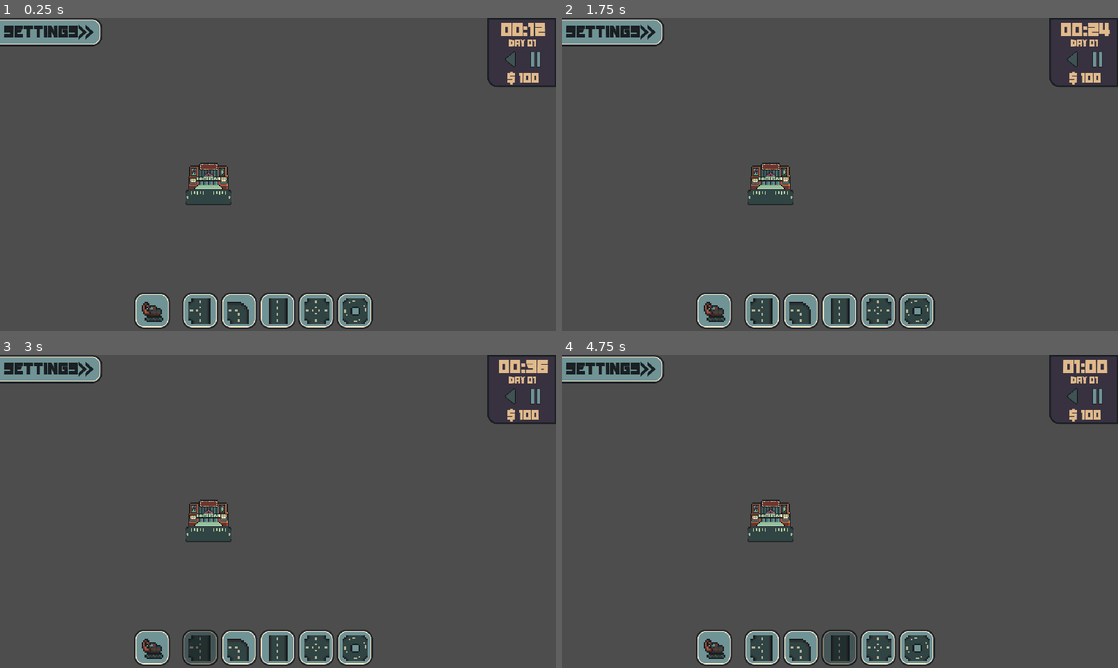
Above: before the commit, frames 1-4 (two rows, left to right).
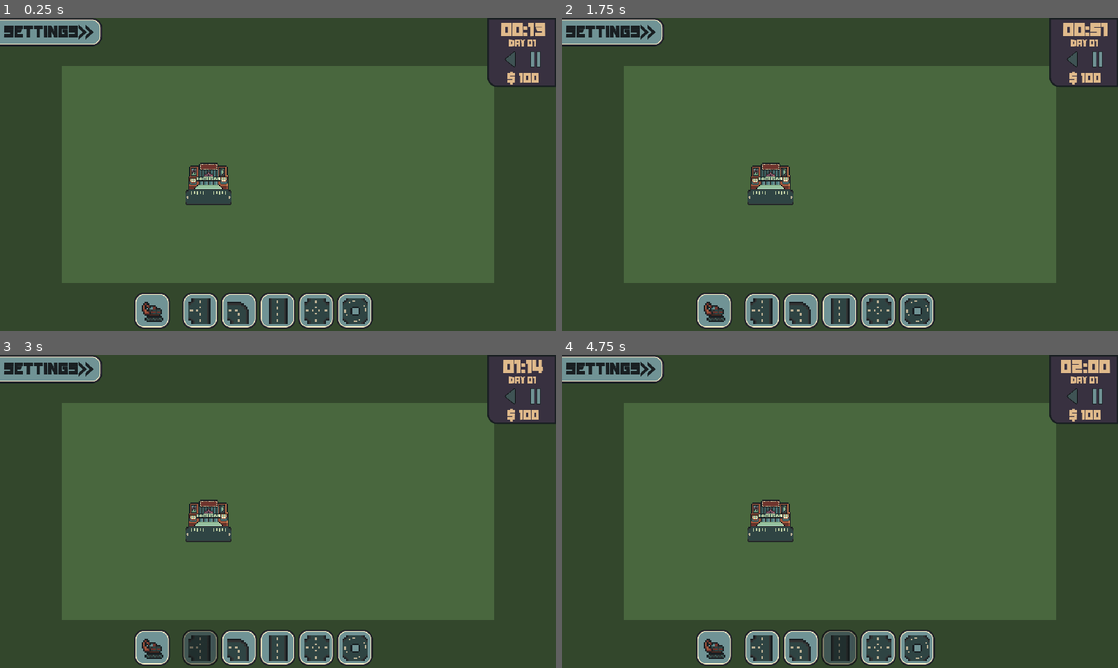
Above: after the commit, the same moments.

Repository: StixxyTape/Easy-Roads
Game: Godot game, scene res://Scenes/main.tscn
Same seed, same stepped clock (60 frames per second), same inputs: the game is played once before the commit and once after it.
Inputs (mouse positions are in pixels of both pictures, inside the frame that each line leads up to):
- Up to frame 1 (0.25 s): no input
- Up to frame 2 (1.75 s): click (1073, 61) at 0.5 s; click (1073, 61) at 1.25 s
- Up to frame 3 (3 s): click (150, 649) at 2 s; click (200, 649) at 2.75 s
- Up to frame 4 (4.75 s): click (801, 649) at 3.5 s; click (840, 649) at 4.25 s

The runs differ from the first frame. In frame 1, 90% of the frame differs, in the area x 0-100%, y 0-100%; in frame 2, 91%; in frame 3, 91%; in frame 4, 91%.

Commit message:
Camera System

Diff:
--- a/Connection Maker 2/Scenes/bubble.gd
+++ b/Connection Maker 2/Scenes/bubble.gd
@@ -16,7 +16,7 @@
 func Countdown():
 	count = true
 	value = time
-	print(max_value)
+	max_value = maxTime
 
 	while time < maxTime and count:
 		await get_tree().create_timer(1).timeout
--- a/Connection Maker 2/Scenes/bubble.tscn
+++ b/Connection Maker 2/Scenes/bubble.tscn
@@ -99,7 +99,7 @@
 
 [node name="Bubble" type="TextureProgressBar"]
 modulate = Color(1, 1, 1, 0.235294)
-z_index = 2
+z_index = 5
 anchors_preset = 8
 anchor_left = 0.5
 anchor_top = 0.5
--- a/Connection Maker 2/Scenes/car.tscn
+++ b/Connection Maker 2/Scenes/car.tscn
@@ -11,6 +11,7 @@
 region = Rect2(176, 80, 32, 32)
 
 [node name="Car" type="CharacterBody2D"]
+z_index = 4
 scale = Vector2(0.5, 0.5)
 script = ExtResource("1_busap")
 
--- a/Connection Maker 2/Scenes/main.tscn
+++ b/Connection Maker 2/Scenes/main.tscn
@@ -1,11 +1,20 @@
-[gd_scene load_steps=31 format=3 uid="uid://4be4mh458uoh"]
-
+[gd_scene load_steps=35 format=3 uid="uid://4be4mh458uoh"]
+
+[ext_resource type="Script" path="res://Scripts/Camera.gd" id="1_3iegl"]
+[ext_resource type="Texture2D" uid="uid://debqpb2urr8ck" path="res://Art/Ground.png" id="1_hbcj1"]
 [ext_resource type="Texture2D" uid="uid://bsyp6pd30yi0f" path="res://Art/TileSet.png" id="1_nbaej"]
 [ext_resource type="Texture2D" uid="uid://oe20gmpsemvl" path="res://Art/Cinema.png" id="2_mc58q"]
 [ext_resource type="Script" path="res://Scripts/GridSystem.gd" id="3_q74ai"]
 [ext_resource type="PackedScene" uid="uid://cjs7l4lexk18c" path="res://Scenes/ui.tscn" id="4_5cxmc"]
 
+[sub_resource type="CanvasTexture" id="CanvasTexture_1jivu"]
+
 [sub_resource type="NavigationPolygon" id="NavigationPolygon_uwqy1"]
+
+[sub_resource type="TileSetAtlasSource" id="TileSetAtlasSource_2j8n7"]
+texture = ExtResource("1_hbcj1")
+0:0/0 = 0
+1:0/0 = 0
 
 [sub_resource type="NavigationPolygon" id="NavigationPolygon_x5g5x"]
 vertices = PackedVector2Array(4, 8, -4, 8, -4, -8, 4, -8)
@@ -187,6 +196,14 @@
 0:1/next_alternative_id = 2
 0:1/0 = 0
 0:1/1 = 1
+5:5/0 = 0
+6:5/0 = 0
+6:4/0 = 0
+5:4/0 = 0
+5:3/0 = 0
+5:2/0 = 0
+6:2/0 = 0
+6:3/0 = 0
 
 [sub_resource type="NavigationPolygon" id="NavigationPolygon_3u784"]
 vertices = PackedVector2Array(20, 8, 24, 12, 24, 20, -24, 20, -24, 12, -20, 8)
@@ -203,8 +220,26 @@
 navigation_layer_0/layers = 1
 sources/2 = SubResource("TileSetAtlasSource_eulut")
 sources/3 = SubResource("TileSetAtlasSource_yn4ui")
+sources/0 = SubResource("TileSetAtlasSource_2j8n7")
 
 [node name="Main" type="Node2D"]
+
+[node name="Camera2D" type="Camera2D" parent="."]
+zoom = Vector2(2, 2)
+script = ExtResource("1_3iegl")
+
+[node name="BG" type="TextureRect" parent="Camera2D"]
+modulate = Color(0.2, 0.278431, 0.172549, 1)
+anchors_preset = 15
+anchor_right = 1.0
+anchor_bottom = 1.0
+offset_left = -1023.0
+offset_top = -812.0
+offset_right = 1479.0
+offset_bottom = 870.0
+grow_horizontal = 2
+grow_vertical = 2
+texture = SubResource("CanvasTexture_1jivu")
 
 [node name="NavigationRegion2D" type="NavigationRegion2D" parent="."]
 navigation_polygon = SubResource("NavigationPolygon_uwqy1")
@@ -212,30 +247,35 @@
 [node name="TileMap" type="TileMap" parent="NavigationRegion2D"]
 tile_set = SubResource("TileSet_jdvwb")
 format = 2
+layer_0/z_index = 2
 layer_1/name = "Temp"
 layer_1/enabled = true
 layer_1/modulate = Color(1, 1, 1, 1)
 layer_1/y_sort_enabled = false
 layer_1/y_sort_origin = 0
-layer_1/z_index = 0
+layer_1/z_index = 2
 layer_1/tile_data = PackedInt32Array()
 layer_2/name = "Preview"
 layer_2/enabled = true
 layer_2/modulate = Color(1, 1, 1, 0.705882)
 layer_2/y_sort_enabled = false
 layer_2/y_sort_origin = 0
-layer_2/z_index = 0
+layer_2/z_index = 2
 layer_2/tile_data = PackedInt32Array()
 layer_3/name = "StartPoint"
 layer_3/enabled = true
 layer_3/modulate = Color(1, 1, 1, 1)
 layer_3/y_sort_enabled = false
 layer_3/y_sort_origin = 0
-layer_3/z_index = 0
+layer_3/z_index = 3
 layer_3/tile_data = PackedInt32Array()
+layer_4/name = "WorkGround"
+layer_4/enabled = true
+layer_4/modulate = Color(1, 1, 1, 1)
+layer_4/y_sort_enabled = false
+layer_4/y_sort_origin = 0
+layer_4/z_index = 1
+layer_4/tile_data = PackedInt32Array()
 script = ExtResource("3_q74ai")
 
-[node name="Camera2D" type="Camera2D" parent="."]
-zoom = Vector2(2, 2)
-
 [node name="UI" parent="." instance=ExtResource("4_5cxmc")]
--- /dev/null
+++ b/Connection Maker 2/Scripts/Camera.gd
@@ -0,0 +1,19 @@
+extends Camera2D
+
+var target_zoom : Vector2
+var zoom_speed = 1.1  # Adjust this to control the speed of the zoom
+
+func _ready():
+	zoom = Vector2(2,2)
+
+func _process(delta):
+	# Smoothly interpolate between the current zoom and the target zoom
+	if Global.day == 2:
+		target_zoom = Vector2(1.7,1.7)
+		zoom = lerp(zoom, target_zoom, delta * zoom_speed)
+	elif Global.day == 4:
+		target_zoom = Vector2(1.4,1.4)
+		zoom = lerp(zoom, target_zoom, delta * zoom_speed)
+	elif Global.day == 6:
+		target_zoom = Vector2(1.2,1.2)
+		zoom = lerp(zoom, target_zoom, delta * zoom_speed)
--- a/Connection Maker 2/Scripts/Car.gd
+++ b/Connection Maker 2/Scripts/Car.gd
@@ -31,8 +31,6 @@
 	set_movement_target(Global.cinemaPos)
 	# Set rotation to be flat
 	rotation = 0
-
-	bubble.max_value = int(position.distance_to(Global.cinemaPos) / 3)
 
 func set_movement_target(movement_target: Vector2):
 	navAgent.target_position = movement_target
--- a/Connection Maker 2/Scripts/GridSystem.gd
+++ b/Connection Maker 2/Scripts/GridSystem.gd
@@ -2,6 +2,14 @@
 
 # How big the grid is e.g 4x4
 var gridSize : int = 5
+
+# Define the area in tile coordinates
+var start_x = -14
+var start_y = -7
+var width = 28
+var height = 14
+var buildArea : Array
+
 # Dictionary for storing data of all tiles
 var dic : Dictionary = {}
 # A counter for checking which tile you have selected (Obsolete with UI)
@@ -47,16 +55,16 @@
 var spawningHouse : bool = true
 
 # The cooldown between spawning houses
-var houseSpawnCooldown : int = 10
+var houseSpawnCooldown : int = 5
 
 func _ready():
 	SetupStructures()
 
-	# For each x coordinate
-	for x in gridSize:
-		# For each y coordinate
-		for y in gridSize:
-			pass
+	# Loop through the specified area and set the tile index for each cell
+	for x in range(start_x, start_x + width):
+		for y in range(start_y, start_y + height):
+			buildArea.append(Vector2(x,y))
+			set_cell(4, Vector2i(x,y), 0, Vector2i(1,0))
 
 func SpawnHouse():
 	var positionTaken = false
@@ -72,7 +80,7 @@
 	]
 
 	while true:
-		randX = randi_range(-gridSize, gridSize)
+		randX = randi_range(-gridSize -6, gridSize +6)
 		randY = randi_range(-gridSize, gridSize)
 
 		positionTaken = false
@@ -183,6 +191,26 @@
 func _process(_delta):
 	BuildSystem()
 	HouseManager()
+	if Global.day == 1:
+		TimeSystem(start_x, start_y, width, height)
+	elif Global.day == 2:
+		TimeSystem(start_x -2, start_y -2, width + 4, height + 4)
+		gridSize = 8
+	elif Global.day == 4:
+		TimeSystem(start_x -5, start_y -4, width + 10, height + 8)
+		gridSize = 10
+	elif Global.day == 6:
+		TimeSystem(start_x -9, start_y -7, width + 18, height + 13)
+		gridSize = 12
+
+func TimeSystem(posx,posy,fulwidth,fulheight):
+
+	# Loop through the specified area and set the tile index for each cell
+	for x in range(posx, posx + fulwidth):
+		for y in range(posy, posy + fulheight):
+			if Vector2(x,y) not in buildArea:
+				buildArea.append(Vector2(x,y))
+				set_cell(4, Vector2i(x,y), 0, Vector2i(1,0))
 
 func BuildSystem():
 	# Erase the preview tile
@@ -214,7 +242,7 @@
 			erase_cell(3, mouseTile)
 		else:
 			placing = true
-			if mouseTile not in buildings and !touchedBuilding:
+			if mouseTile not in buildings and !touchedBuilding and mouseTile in buildArea:
 				if mouseTile not in roadPlaced:
 					roadPlaced.append(mouseTile)
 					dic[str(mouseTile)] = {
--- a/Connection Maker 2/Scripts/UI.gd
+++ b/Connection Maker 2/Scripts/UI.gd
@@ -22,7 +22,7 @@
 		Global.day += 1
 		hour = 0
 
-	if minute == 60:
+	if minute >= 60:
 		hour += 1
 		minute = 0
 
@@ -47,5 +47,5 @@
 
 func timeCounting():
 	while Global.time == "play":
-		minute += 12
-		await  get_tree().create_timer(1).timeout
+		minute += randi_range(10,15)
+		await  get_tree().create_timer(0.5).timeout
Binary file added: Connection Maker 2/Art/Ground.png
Not shown, added: Connection Maker 2/Art/Ground.png.import
